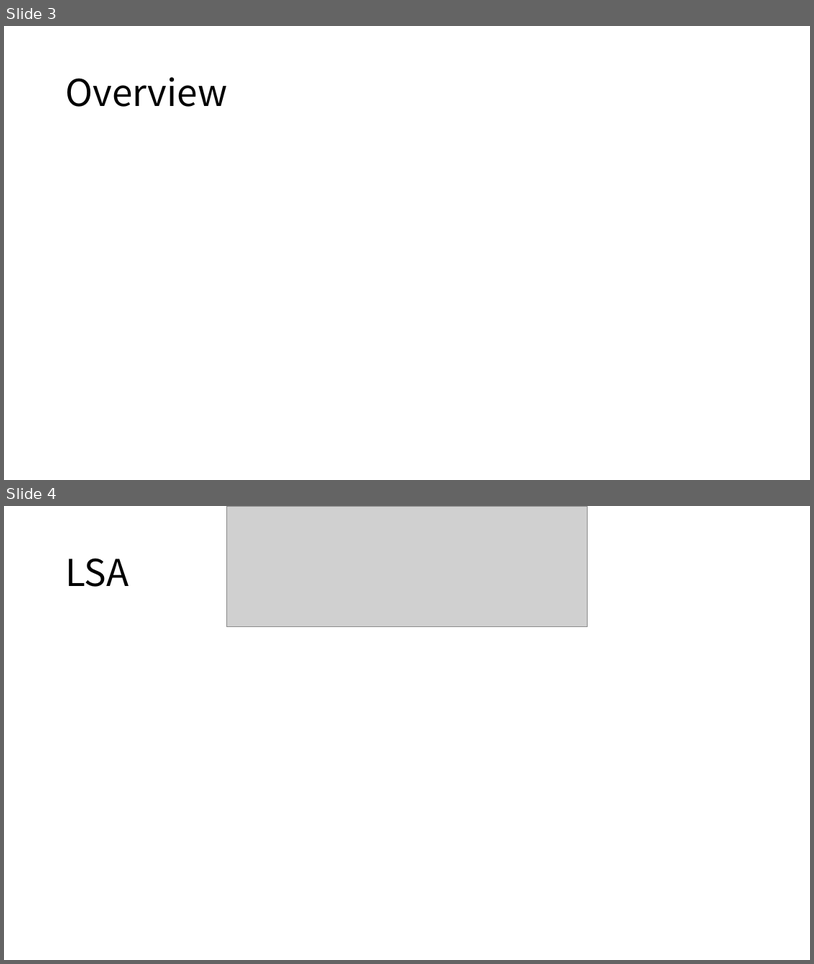
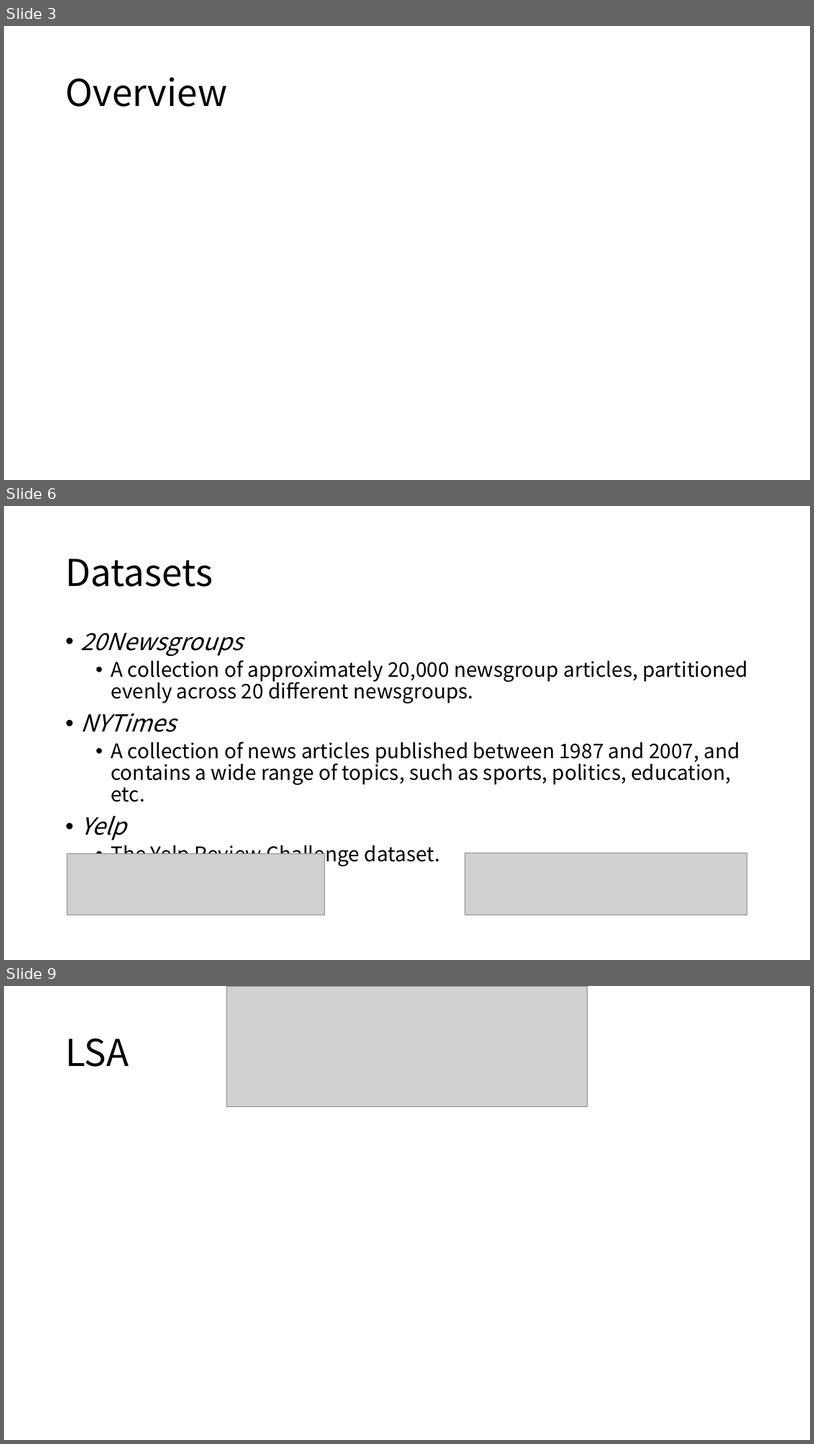
Before and after one commit to namespace-Pt/Topical, a slide deck: docs/Topic Modeling.pptx. Shown one above the other, each under a label of ours: slides 3 and 4 before the commit, slides 3, 6 and 9 after it; the slides between them are not shown. The pictures are 814x964 and 814x1444 pixels, drawn with LibreOffice and Linux fonts; fonts in the diff are those of the drawing; grey boxes stand for pictures. Boxes give left, top, right and bottom in pixels: in the first picture for what was removed or moved away, otherwise in the second. Text is boxed around its words. In the diff, an @@ line names an element or a change of style, - is before the commit and + after.

```diff
--- a/docs/Topic Modeling.pptx
+++ b/docs/Topic Modeling.pptx
@@ slide 6 added at (x1=4, y1=506, x2=810, y2=960), background #FFFFFF @@
@@ title added at (x1=65, y1=559, x2=213, y2=587), 44 pt, text #000000 @@
+Datasets
@@ text added at (x1=80, y1=633, x2=748, y2=867), 24 pt, text #000000 @@
+• 20Newsgroups
+  • A collection of approximately 20,000 newsgroup articles, partitioned evenly across 20 different newsgroups.
+• NYTimes
+  • A collection of news articles published between 1987 and 2007, and contains a wide range of topics, such as sports, politics, education, etc.
+• Yelp
+  • The Yelp Review Challenge dataset.
@@ picture added at (x1=67, y1=853, x2=325, y2=914) @@
@@ picture added at (x1=465, y1=852, x2=748, y2=914) @@
@@ what was slide 4 is now slide 9 @@
```
Also in this commit, not shown: 4 slides changed, 12 other slides added, 2 slides removed, 1 other file.
